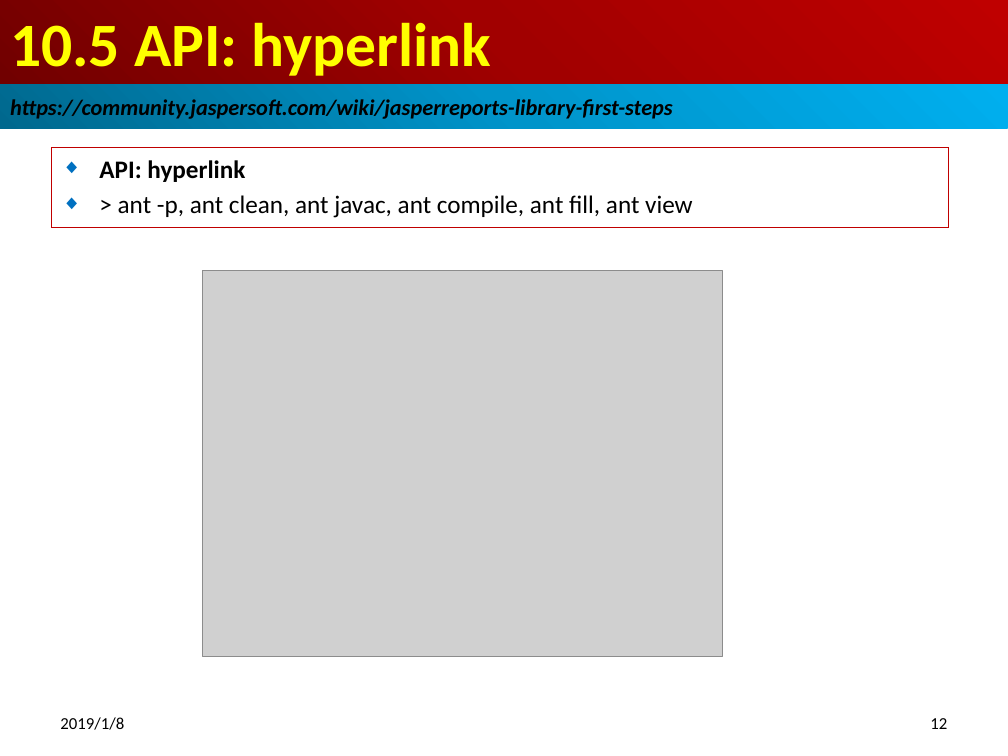
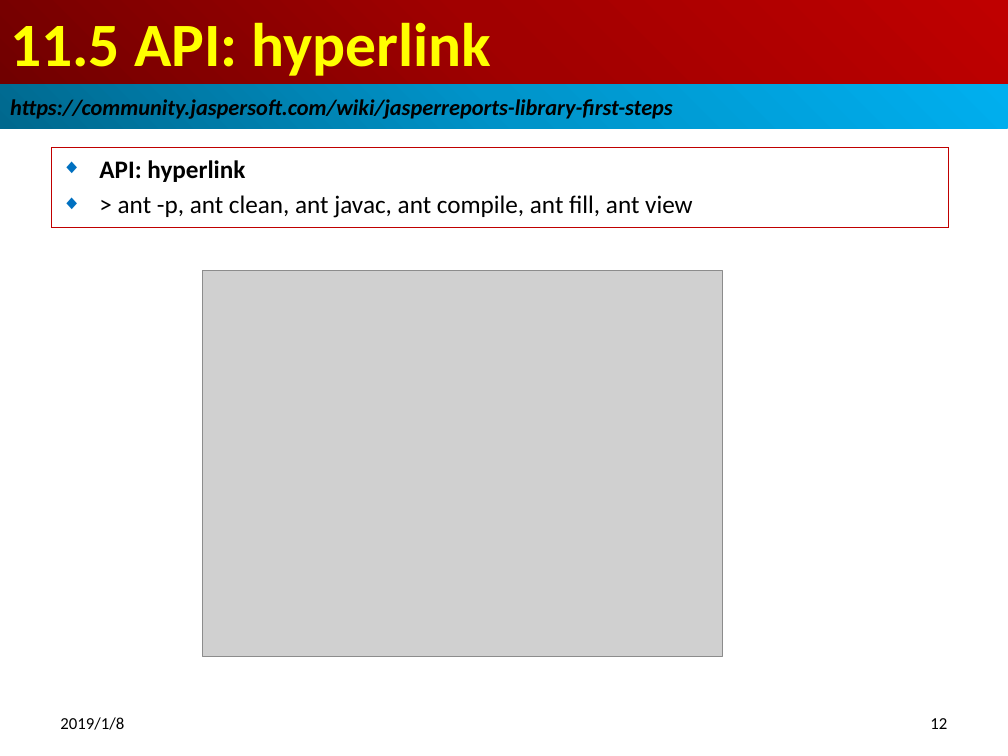
Before and after one commit to peterhchen/100-jasper-report-api-6.7.0, a slide deck: slide 12 of 15_Ch11_API_h.pptx. Drawn at 1008x756 pixels with LibreOffice and Linux fonts; fonts in the diff are those of the drawing; grey boxes stand for pictures. Boxes give left, top, right and bottom in pixels: in the first picture for what was removed or moved away, otherwise in the second. Text is boxed around its words. In the diff, an @@ line names an element or a change of style, - is before the commit and + after.

```diff
--- a/15_Ch11_API_h.pptx
+++ b/15_Ch11_API_h.pptx
@@ title at (x1=10, y1=22, x2=491, y2=76): text changed @@
-10.5 API: hyperlink
+11.5 API: hyperlink
```
Also in this commit, not shown: 5 other slides changed, 41 other files.
